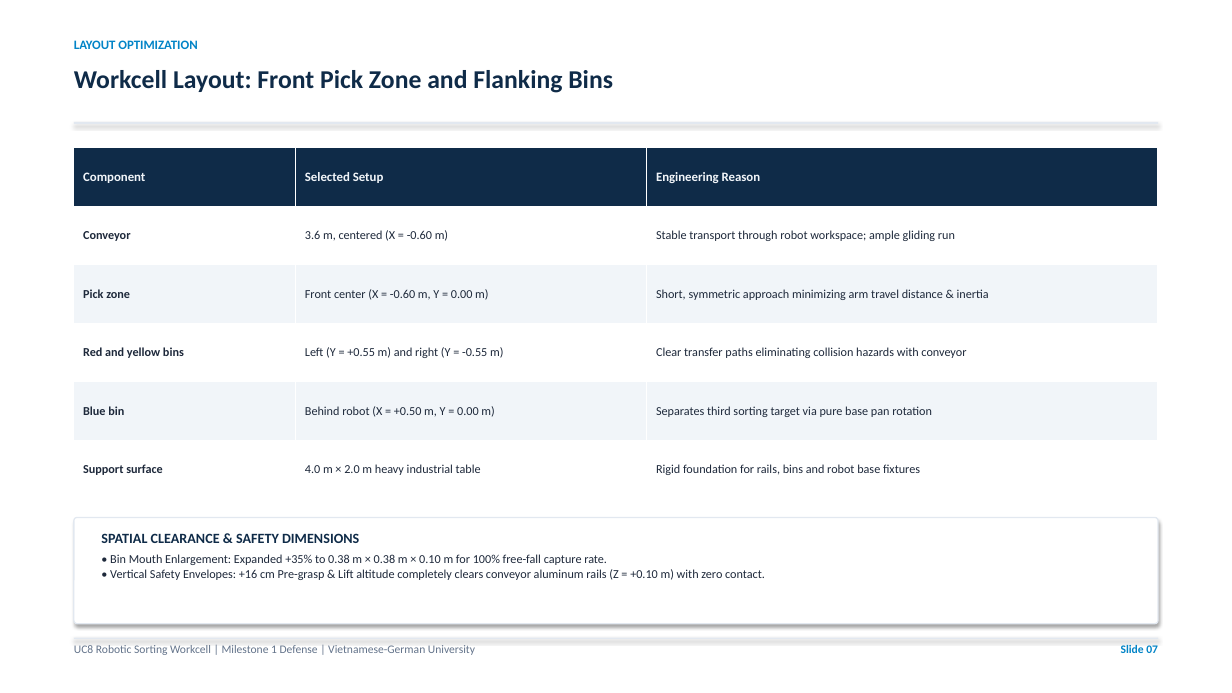
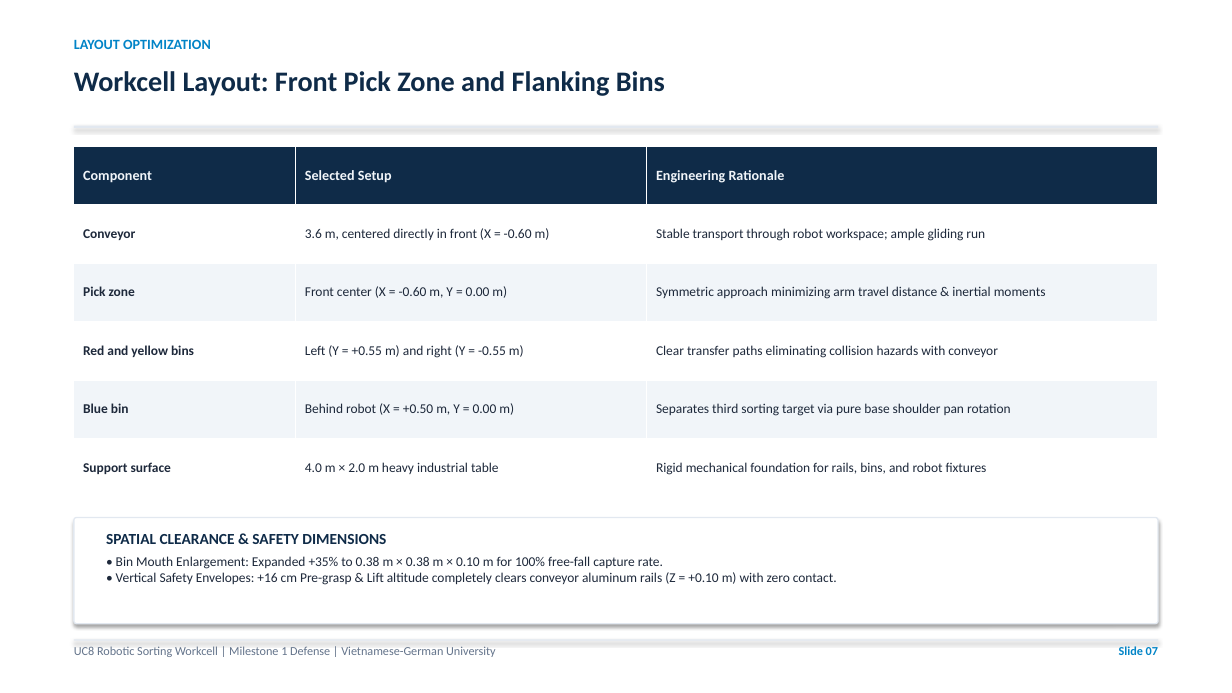
Before and after one commit to Aqikop/VGU26-Project-UC8, a slide deck: slide 7 of docs/week05/UC8_Week05_Milestone1_Presentation.pptx. Drawn at 1232x693 pixels with LibreOffice and Linux fonts; fonts in the diff are those of the drawing. Boxes give left, top, right and bottom in pixels: in the first picture for what was removed or moved away, otherwise in the second. Text is boxed around its words. In the diff, an @@ line names an element or a change of style, - is before the commit and + after.

Commit message:
docs(week05): enlarge slide typography, balance cards, separate instructor feedback from runtime issues

```diff
--- a/docs/week05/UC8_Week05_Milestone1_Presentation.pptx
+++ b/docs/week05/UC8_Week05_Milestone1_Presentation.pptx
@@ text "LAYOUT OPTIMIZATION" at box(74, 39, 211, 49): size 10 to 11 pt @@
@@ text "Workcell Layout: Front Pick Zone ..." at box(74, 71, 665, 96): size 20 to 22 pt @@
@@ table at box(74, 146, 1158, 497) @@
-row 1, column 3: Engineering Reason
+row 1, column 3: Engineering Rationale
-row 2, column 2: 3.6 m, centered (X = -0.60 m)
+row 2, column 2: 3.6 m, centered directly in front (X = -0.60 m)
-row 3, column 3: Short, symmetric approach minimizing arm travel distance & inertia
+row 3, column 3: Symmetric approach minimizing arm travel distance & inertial moments
-row 5, column 3: Separates third sorting target via pure base pan rotation
+row 5, column 3: Separates third sorting target via pure base shoulder pan rotation
-row 6, column 3: Rigid foundation for rails, bins and robot base fixtures
+row 6, column 3: Rigid mechanical foundation for rails, bins, and robot fixtures
@@ size 10 to 11 pt in "Component", "Selected Setup" @@
@@ size 9.5 to 10.5 pt in "Conveyor", "Stable transport through robot workspace; ample gliding ...", "Pick zone", "Front center (X = -0.60 m, Y ..." and 7 more places @@
@@ rectangle: place and size @@
-rectangle at box(74, 122, 1158, 124)
+rectangle at box(74, 126, 1158, 128)
@@ rounded rectangle at box(74, 518, 1158, 624): proportions changed @@
@@ text "SPATIAL CLEARANCE & SAFETY DIMENSIONS" at box(106, 534, 837, 585): size 11 to 12 pt in "SPATIAL CLEARANCE & SAFETY DIMENSIONS"; size 9.5 to 10.5 pt in "• Bin Mouth Enlargement: Expanded +35% to ..." @@
@@ text "UC8 Robotic Sorting Workcell | ..." at box(74, 646, 496, 657): size 9 to 9.5 pt @@
@@ text "Slide 07" at box(1119, 646, 1158, 655): size 9 to 9.5 pt @@
```
Also in this commit, not shown: 14 other slides changed, 3 other files.
